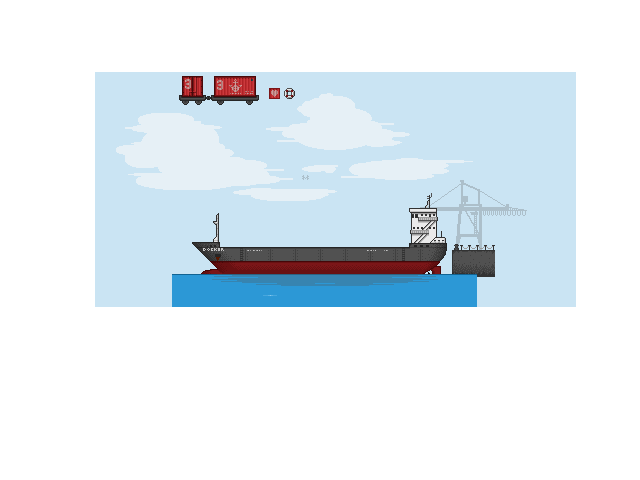
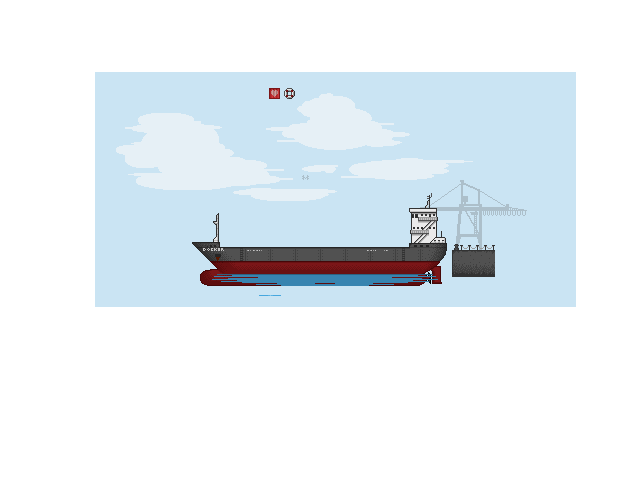
Revision of a layered w=640, h=480 image; what changed, layer by layer:
hid "Ebene 1", moved it into group "foreground" over 179, 76, 259, 105
painted on "fg_water_movement_4" over 259, 295, 281, 296
painted on "fg_water_movement_3" over 259, 295, 281, 296
painted on "fg_water_movement_2" over 259, 295, 281, 296
hid "wasserpegel" over 172, 274, 477, 307
